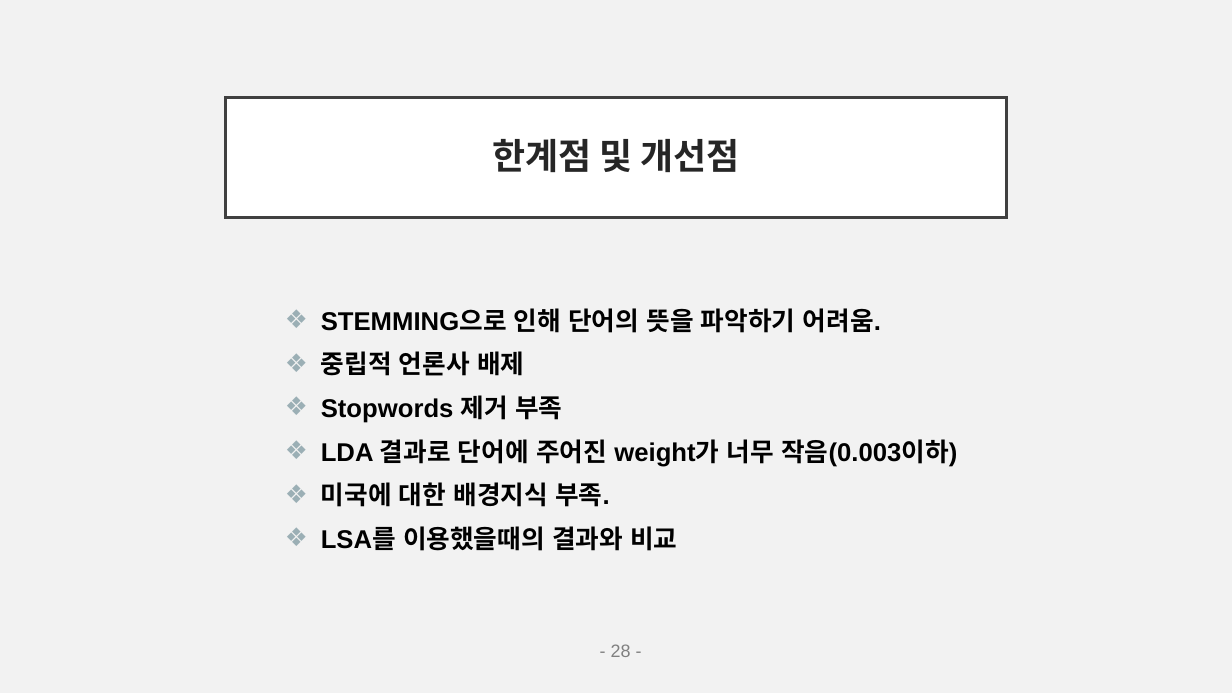
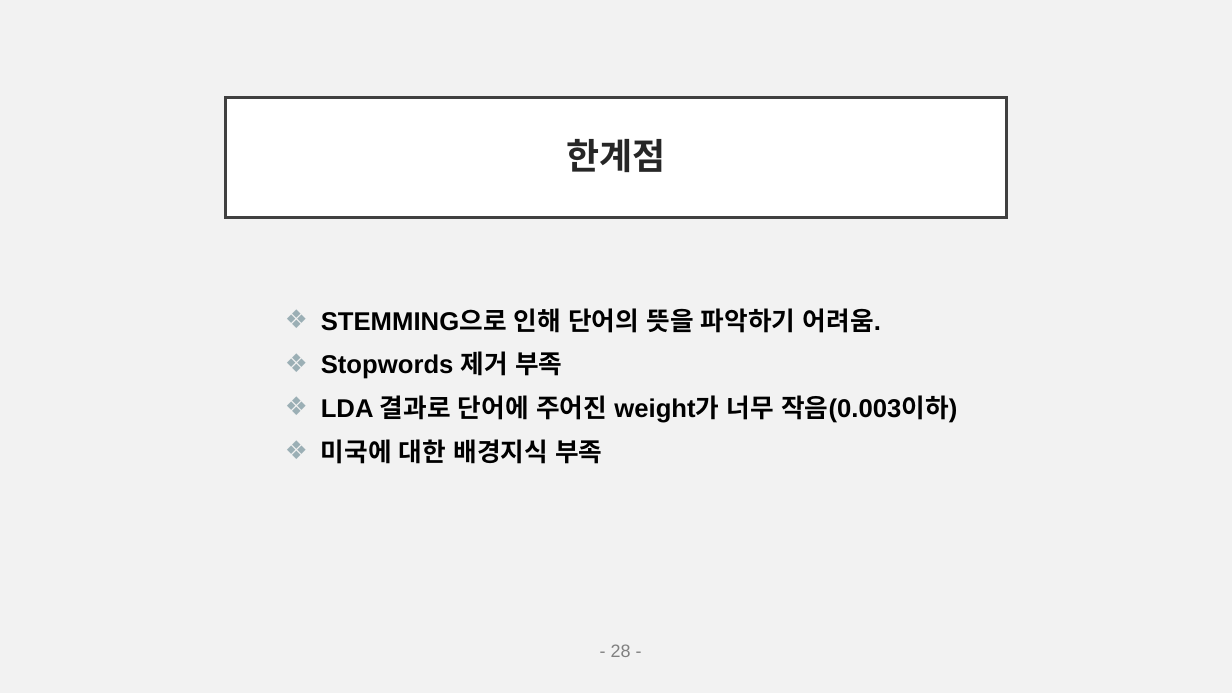
Before and after one commit to EJLEE5826/American_News_Topic_Modeling-using_LDA, a slide deck: slide 28 of final_pptNLP.pptx. Drawn at 1232x693 pixels with LibreOffice and Linux fonts; fonts in the diff are those of the drawing. Boxes give left, top, right and bottom in pixels: in the first picture for what was removed or moved away, otherwise in the second. Text is boxed around its words. In the diff, an @@ line names an element or a change of style, - is before the commit and + after.

```diff
--- a/final_pptNLP.pptx
+++ b/final_pptNLP.pptx
@@ title at (567,139,666,172): text changed @@
-한계점 및 개선점
+한계점
@@ text at (321,351,524,376): paragraph removed @@
-❖ 중립적 언론사 배제
@@ text at (321,439,602,464): text changed @@
-❖ 미국에 대한 배경지식 부족.
-❖ LSA를 이용했을때의 결과와 비교
+❖ 미국에 대한 배경지식 부족
```
Also in this commit, not shown: 6 other slides changed, 1 slide added.
